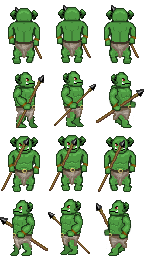
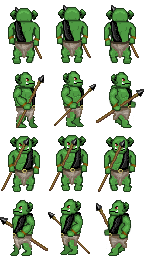
Before/after of a 144×256 layered artwork. What changed in the layer stack:
added layer "Armor-left_shoulder" above "Body2" over (13, 20, 132, 234)
